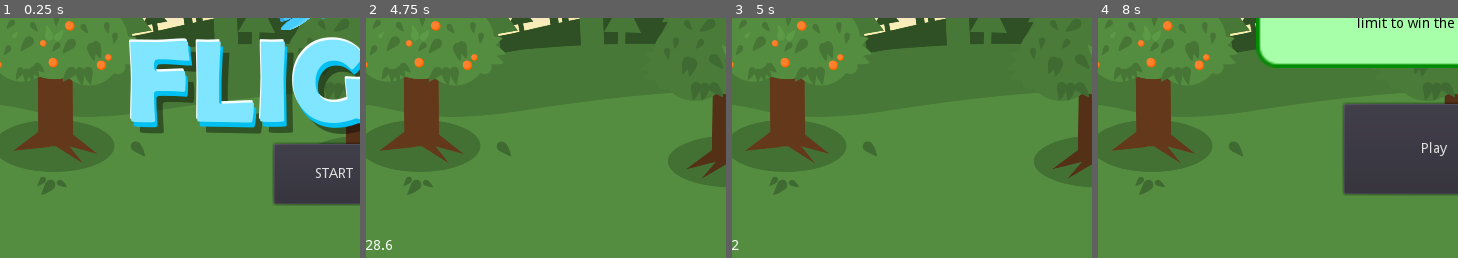
Above: before the commit, frames 1-4 (left to right).
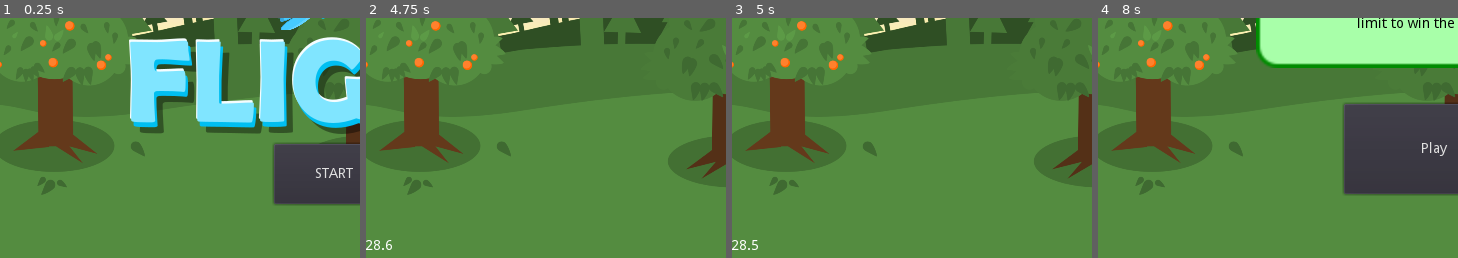
Above: after the commit, the same moments.

Repository: benfernandes/gamejam-august-2020
Game: Godot game, scene res://Main.tscn
Two runs of this game, one before a commit and one after it. Both use one fixed random seed, a clock stepped at 60 frames per second and the inputs below.
Inputs (mouse positions are % of the whole screen's width and height, from its top left):
- Up to frame 1 (0.25 s): no input
- Up to frame 2 (4.75 s): click "START" at 0.5 s; click "Play" at 1.25 s; move the mouse to (72, 45) at 2.02 s; hold Right (ui_right) 2.03-2.78 s; click (72, 45) at 2.17 s; tap Space (flap) at 2.27, 2.57, 3.02, 3.32, 4.52 s; move the mouse to (30, 55) at 2.77 s; hold Left (ui_left) 2.78-3.53 s; move the mouse to (60, 28) at 3.52 s; hold Right (ui_right) from 3.53 s (still down); move the mouse to (45, 70) at 4.27 s; click (45, 70) at 4.42 s
- Up to frame 3 (5 s): keep holding Right (ui_right); tap Space (flap) at 4.82 s
- Up to frame 4 (8 s): move the mouse to (80, 65) at 5.02 s; release Right (ui_right) at 5.03 s; hold Left (ui_left) 5.03-7.28 s; tap Space (flap) at 5.27, 5.57, 6.02, 6.32, 7.52, 7.82 s; move the mouse to (20, 35) at 5.77 s; move the mouse to (55, 50) at 6.52 s; click (55, 50) at 6.67 s; move the mouse to (35, 25) at 7.27 s; hold Right (ui_right) from 7.28 s (still down)
The pictures show only the part of the screen within x 4-54%, y 49-99%; the shares and areas given below are measured in that part.

Frames 1-2 are identical in both runs. In frame 3, 0.1% of the frame differs, in the area x 2-8%, y 92-97%; in frame 4, nothing differs.

Commit message:
Fixed the timer when you crash

Diff:
--- a/flappy-bird/FlappyBird.gd
+++ b/flappy-bird/FlappyBird.gd
@@ -4,6 +4,7 @@
 var goal_timer
 var difficulty_timer
 var prepare_goal_timer = null
+var isStopped = false
 
 var config
 var easy_config = {
@@ -73,7 +74,7 @@
 	create_obstacle()
 
 func _process(delta):
-	if goal_timer != null:
+	if !isStopped && goal_timer != null:
 		if prepare_goal_timer != null:
 			$Timer.text = str(stepify(prepare_goal_timer.time_left, 0.1))
 		else:
@@ -116,6 +117,7 @@
 	get_parent().game_over(has_won)
 
 func stop_scene():
+	isStopped = true
 	get_parent().get_node("Music").stop()
 	obstacle_timer.stop()
 	goal_timer.stop()
@@ -129,6 +131,7 @@
 	for obstacle in current_obstacles:
 	  obstacle.stop()
 
+
 func create_timer(timeout, callback, shouldRepeat, params):
 	var timer = Timer.new()
 	add_child(timer)
